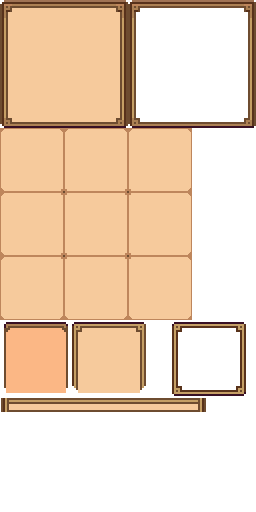
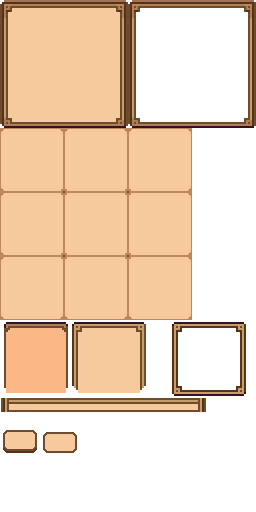
Layers edited between the first and the second w=256, h=512 image:
renamed "레이어 11 사본" to "레이어 2", painted on it over 3, 430, 77, 453
